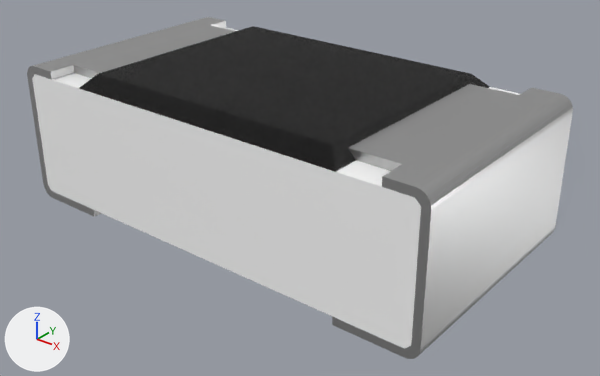
The Blender file Resistors/Fixed Value/0402/MCWR04X4702FTL.blend: old version first, new version second.
Both versions are drawn from a camera (50 mm lens) standing at (1.158, -1.391, 0.952) and looking at (0.053, -0.011, 0.096). Lighting does not change. The marker at lower left points along +X, +Y and +Z.

Objects in the first picture: 'MCWR04X4702FTL'.
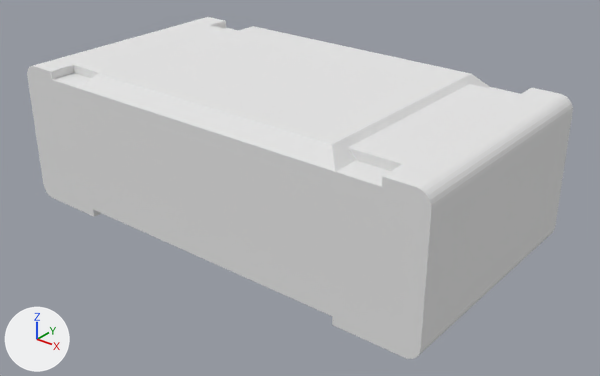
Edits to the bpy script that builds the scene:
```text
Change mat_black_plastic:
    remove # nodes: Displacement, Group, OutputMaterial
    remove # colours: black #191919
    nodes: BsdfDiffuse, OutputMaterial
Change mat_metal:
    remove n0 = _N.new('ShaderNodeOutputMaterial'); n0.name = 'Material Output'
    remove n1 = _N.new('ShaderNodeGroup'); n1.name = 'Metallic'
    remove n1.node_tree = ng_metallic
    remove n1.inputs[0].default_value = (0.591, 0.591, 0.591, 1.0)  # 'Base Color', light grey #cacaca
    remove _L.new(n1.outputs[0], n0.inputs[0])  # 'BSDF' to 'Surface'
    add n2 = _N.new('ShaderNodeOutputMaterial'); n2.name = 'Material Output.001'
    add n3 = _N.new('ShaderNodeBsdfDiffuse'); n3.name = 'Diffuse BSDF'
    add _L.new(n3.outputs[0], n2.inputs[0])  # 'BSDF' to 'Surface'
```

What differs and where, as boxes (x1, y1, x2, y2) in the pictures (600 x 376 px):
'MCWR04X4702FTL', recoloured (grey to white)
    both: (27, 17, 573, 359)
